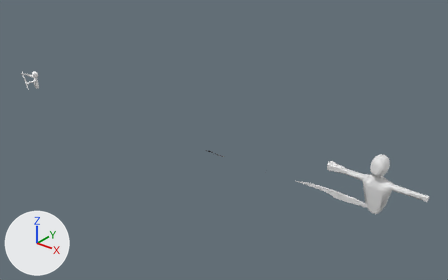
The Blender file Project/Assets/Blender/playerAnimation.blend, before and after one commit.
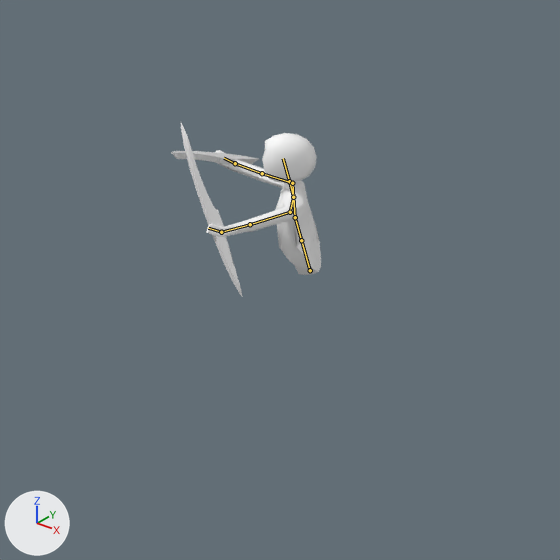
Old and new are each drawn whole from a 50 mm camera at (217.2, -144.3, 95.8) aimed at (96.1, 7.1, 1.9) and again close up on the part from 0% to 15% of the width and 20% to 44% of the height. Arrows for +X, +Y and +Z are at lower left; the lights stay in place. Both versions are drawn at frame 1 of the action 'parry'; the numbers are the values there. The bones that bend it are drawn over the model as lines in the close-ups.

In view in the first close-up: 'playerWeapon_0', 'playerWeapon_1.001', 'player_0'.
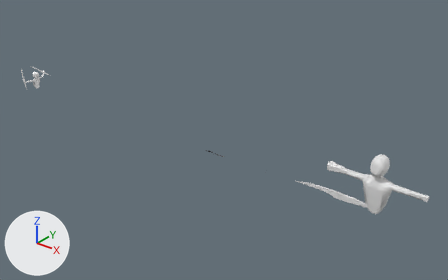
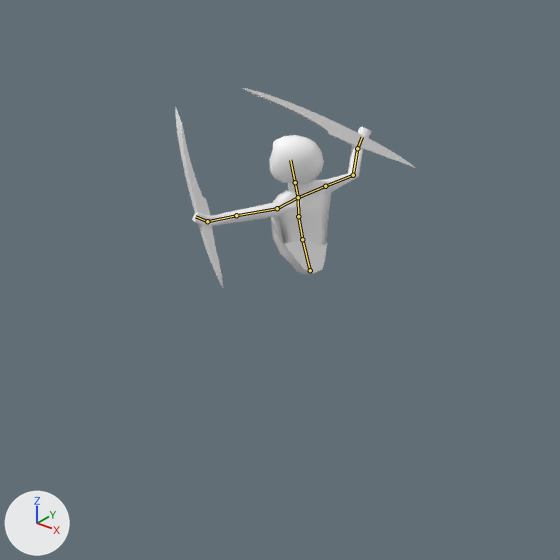
Edits to the bpy script that builds the scene:
```text
Change bone_waist:
    where bone_waist = bpy.data.objects['playerArmature'].pose.bones['waist']
    bone_waist.rotation_quaternion: (0.894, 0.053, -0.398, 0.026) -> (0.783, 0.046, -0.618, 0.053)  # degrees (7, -48, 0) -> degrees (2, -77, 6)
Change bone_stomach:
    where bone_stomach = bpy.data.objects['playerArmature'].pose.bones['stomach']  # child of 'waist'
    bone_stomach.rotation_quaternion: (0.988, 0.056, -0.129, -0.008) -> (0.988, -0.004, -0.152, -0.012)  # degrees (7, -15, -2) -> degrees (0, -18, -1)
Change bone_chest:
    where bone_chest = bpy.data.objects['playerArmature'].pose.bones['chest']  # child of 'stomach'
    bone_chest.rotation_quaternion: (0.977, -0.212, 0.058, -0.028) -> (0.968, -0.237, 0.07, -0.043)  # degrees (-25, 6, -5) -> degrees (-28, 7, -7)
Change bone_neck:
    where bone_neck = bpy.data.objects['playerArmature'].pose.bones['neck']  # child of 'chest'
    bone_neck.rotation_quaternion: (0.982, 0.143, 0.091, 0.031) -> (0.966, 0.138, 0.216, 0.036)  # degrees (17, 10, 5) -> degrees (18, 24, 8)
Change bone_ボーン_004:
    where bone_ボーン_004 = bpy.data.objects['playerArmature'].pose.bones['ボーン.004']  # child of 'neck'
    bone_ボーン_004.rotation_quaternion: (0.991, -0.075, 0.08, -0.001) -> (0.985, -0.06, 0.16, -0.002)  # degrees (-9, 9, -1) -> degrees (-7, 18, -1)
Change bone_leftshoulder:
    where bone_leftshoulder = bpy.data.objects['playerArmature'].pose.bones['leftShoulder']  # child of 'chest'
    bone_leftshoulder.rotation_quaternion: (0.953, -0.112, -0.267, 0.035) -> (0.95, -0.067, -0.287, 0.106)  # degrees (-16, -30, 8) -> degrees (-13, -32, 16)
Change bone_leftupperarm:
    where bone_leftupperarm = bpy.data.objects['playerArmature'].pose.bones['leftUpperArm']  # child of 'leftShoulder'
    bone_leftupperarm.rotation_quaternion: (0.811, 0.419, 0.214, -0.217) -> (0.934, 0.209, 0.269, -0.104)  # degrees (51, 35, -13) -> degrees (24, 33, -6)
Change bone_leftfoream:
    where bone_leftfoream = bpy.data.objects['playerArmature'].pose.bones['leftFoream']  # child of 'leftUpperArm'
    bone_leftfoream.rotation_quaternion: (0.992, 0.104, -0.027, -0.065) -> (0.987, 0.092, -0.076, -0.103)  # degrees (12, -2, -8) -> degrees (12, -8, -13)
Change bone_rightshoulder:
    where bone_rightshoulder = bpy.data.objects['playerArmature'].pose.bones['rightShoulder']  # child of 'chest'
    bone_rightshoulder.rotation_quaternion: (0.976, -0.176, 0.016, -0.03) -> (0.999, 0.051, 0.006, 0.005)  # degrees (-20, 1, -4) -> degrees (6, 1, 1)
Change bone_rightupperarm:
    where bone_rightupperarm = bpy.data.objects['playerArmature'].pose.bones['rightUpperArm']  # child of 'rightShoulder'
    bone_rightupperarm.rotation_quaternion: (0.854, -0.002, -0.197, -0.341) -> (0.987, 0.114, -0.011, -0.116)  # degrees (9, -22, -45) -> degrees (13, 0, -13)
Change bone_rightforearm:
    where bone_rightforearm = bpy.data.objects['playerArmature'].pose.bones['rightForearm']  # child of 'rightUpperArm'
    bone_rightforearm.rotation_quaternion: (0.913, -0.16, 0.229, -0.196) -> (0.875, -0.369, 0.11, -0.294)  # degrees (-26, 22, -29) -> degrees (-45, -1, -37)
```

Where the change shows, as pixel boxes [x1, y1, x2, y2] in the close-ups (560 x 560 px):
'player_0', posed (55% wider): before [206, 133, 321, 275]; after [192, 127, 371, 275]
'playerWeapon_1.001', posed (22% narrower): before [181, 123, 243, 297]; after [175, 108, 223, 287]
'playerWeapon_0', posed (96% wider, 479% taller): before [171, 151, 259, 164]; after [242, 88, 415, 168]
bone 'waist', root to tip: before (310, 270) to (301, 240); after (310, 270) to (302, 239)
bone 'stomach', root to tip: before (301, 240) to (295, 217); after (302, 239) to (298, 216)
bone 'chest', root to tip: before (295, 217) to (293, 197); after (298, 216) to (298, 197)
bone 'neck', root to tip: before (293, 197) to (289, 181); after (298, 197) to (295, 182)
bone 'ボーン.004', root to tip: before (289, 181) to (283, 158); after (295, 182) to (290, 160)
bone 'leftShoulder', root to tip: before (293, 197) to (290, 212); after (298, 197) to (277, 208)
bone 'leftUpperArm', root to tip: before (290, 212) to (250, 224); after (277, 208) to (236, 215)
bone 'leftFoream', root to tip: before (250, 224) to (221, 232); after (236, 215) to (207, 221)
bone 'rightShoulder', root to tip: before (293, 197) to (292, 183); after (298, 197) to (325, 186)
bone 'rightUpperArm', root to tip: before (292, 183) to (262, 173); after (325, 186) to (353, 175)
bone 'rightForearm', root to tip: before (262, 173) to (235, 163); after (353, 175) to (357, 148)
